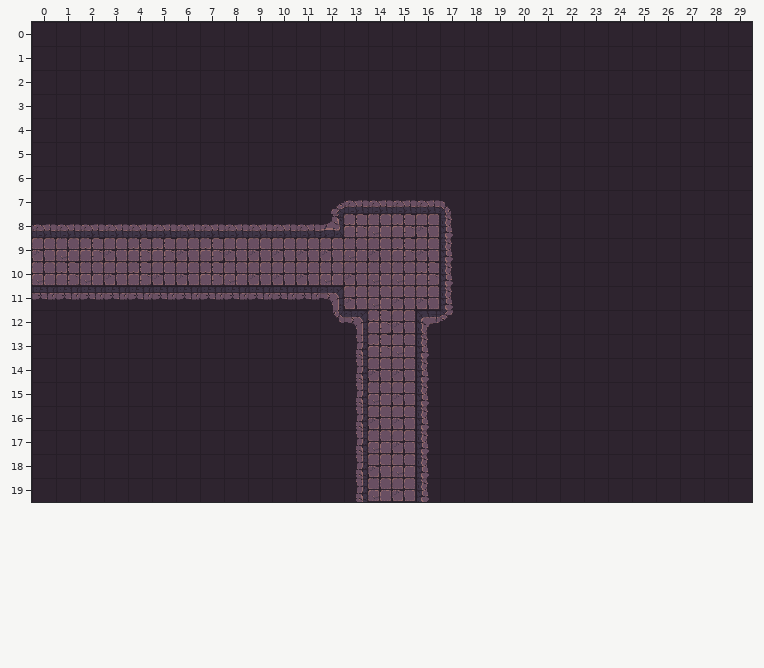
Level history. Tiled map: assets/maps/Dungeon/Hall/MapxxBL.tmx. The first picture shows the starting point.
Cells are 32x32 px. Shown: x 0..29, y 0..19.
Now the later version:
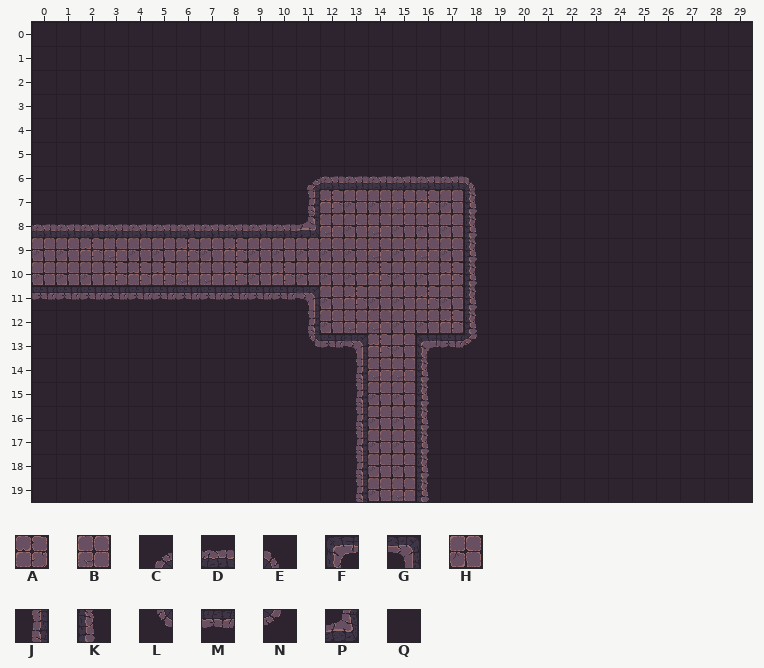
Key: from "Dungeon Crawler Tileset": A 0, B 1, C 2, D 3, E 4, F 5, G 8, H 10, J 12, K 14, L 22, M 23, N 24, P 38, Q 57.
_ is an empty cell.
Change:
{"where": "layer \"Tile layer 1\""}
{"y":6,"x":11,"old":"QQQQQQQQ","new":"CDDDDDDE"}
{"y":7,"x":11,"old":"QCDDDDEQ","new":"JAHHBAHK"}
{"y":8,"x":11,"old":"DPA","new":"PBH"}
{"y":8,"x":15,"old":"A","new":"H"}
{"y":8,"x":17,"old":"KQ","new":"HK"}
{"y":9,"x":1,"old":"B","new":"H"}
{"y":9,"x":3,"old":"HAAHAH","new":"BHHAHA"}
{"y":9,"x":13,"old":"BHAHKQ","new":"HBHBHK"}
{"y":10,"x":0,"old":"BABH","new":"HHHA"}
{"y":10,"x":5,"old":"HHAB","new":"ABBA"}
{"y":10,"x":10,"old":"H","new":"A"}
{"y":10,"x":12,"old":"B","new":"H"}
{"y":10,"x":14,"old":"BBAKQ","new":"AHHAK"}
{"y":11,"x":11,"old":"MGHB","new":"GHAH"}
{"y":11,"x":16,"old":"HKQ","new":"AHK"}
{"y":12,"x":11,"old":"QLGA","new":"JHBB"}
{"y":12,"x":16,"old":"FNQ","new":"HAK"}
{"y":13,"x":11,"old":"QQJ","new":"LMG"}
{"y":13,"x":15,"old":"BKQQ","new":"HFMN"}
{"y":14,"x":14,"old":"HH","new":"BB"}
{"y":15,"x":14,"old":"B","new":"H"}
{"y":17,"x":14,"old":"B","new":"H"}
{"y":18,"x":15,"old":"B","new":"H"}
{"y":19,"x":14,"old":"BH","new":"HB"}
{"label":"changed","picture_box":[272,176,477,405]}
{"label":"changed","picture_box":[32,238,247,285]}
{"label":"changed","picture_box":[368,430,415,501]}
